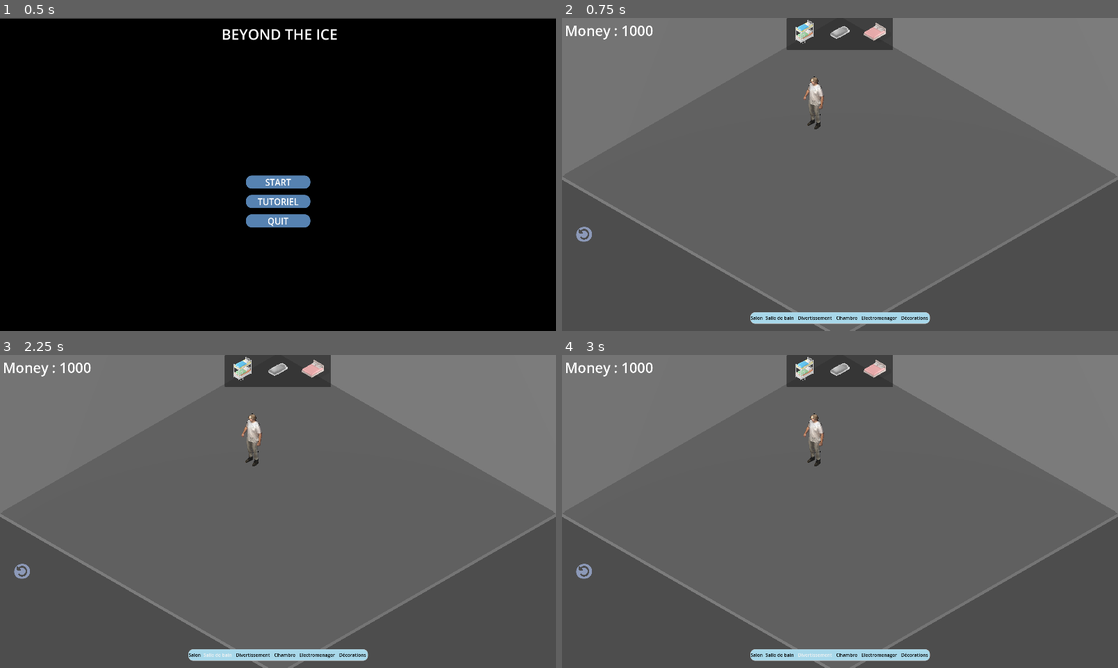
Above: before the commit, frames 1-4 (two rows, left to right).
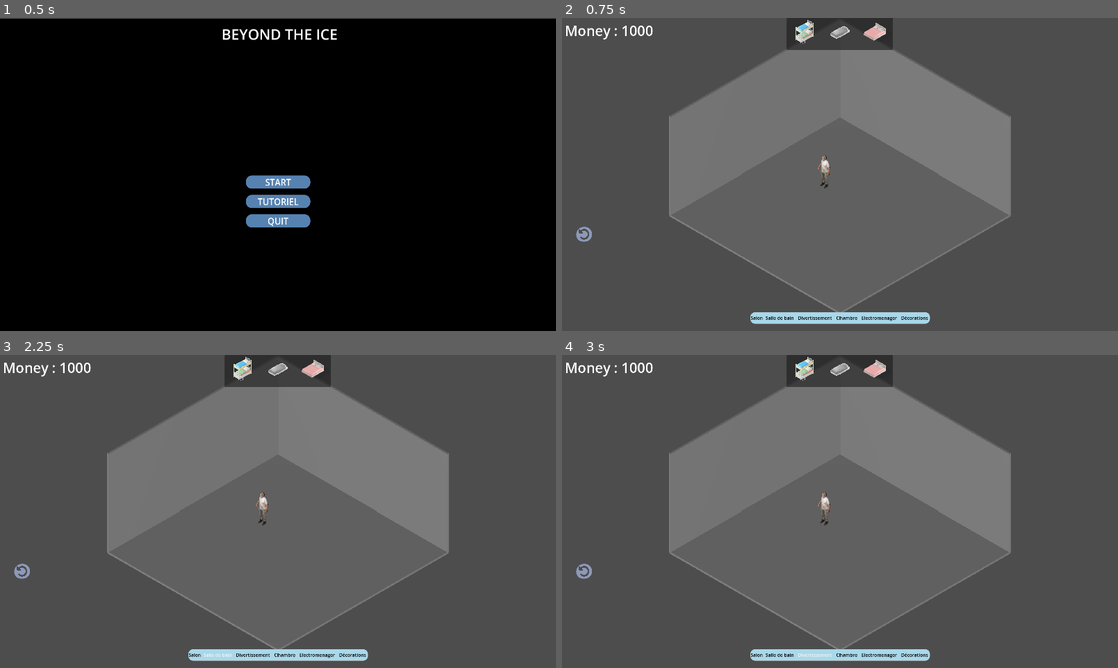
Above: after the commit, the same moments.

Repository: ygr671/beyond-the-ice
Game: Godot game, scene res://menu_principal/menu_principal.tscn
Same seed, same stepped clock (60 frames per second), same inputs: the game is played once before the commit and once after it.
Inputs:
- Up to frame 1 (0.5 s): no input
- Up to frame 2 (0.75 s): click "START" at 0.5 s
- Up to frame 3 (2.25 s): click "Salon" at 1.25 s; click "Salle de bain" at 2 s
- Up to frame 4 (3 s): click "Divertissement" at 2.75 s

Frame 1 is identical in both runs. In frame 2, 35% of the frame differs, in the area x 0-100%, y 0-100%; in frame 3, 35%; in frame 4, 35%.

Commit message:
NPC non fonctionnel, ajustement de la caméras

Diff:
--- a/Scenes/main_scene.tscn
+++ b/Scenes/main_scene.tscn
@@ -69,10 +69,10 @@
 expand_icon = true
 
 [node name="Camera3D" type="Camera3D" parent="."]
-transform = Transform3D(0.70710677, -0.4055798, 0.579228, 0, 0.81915206, 0.57357645, -0.70710677, -0.4055798, 0.579228, 8, 8, 8)
+transform = Transform3D(0.70710677, -0.4055798, 0.579228, 0, 0.81915206, 0.57357645, -0.70710677, -0.4055798, 0.579228, 8, 10, 8)
 projection = 1
 current = true
-size = 7.91
+size = 13.0
 
 [node name="DirectionalLight3D" type="DirectionalLight3D" parent="."]
 transform = Transform3D(0.41918242, -0.6798369, 0.60175395, 0.5700946, 0.7129323, 0.40831324, -0.70659626, 0.17189896, 0.6864201, 4.707531, 2.7378685, 5.2616353)
@@ -82,11 +82,13 @@
 [node name="Salle" type="Node3D" parent="."]
 
 [node name="NavigationRegion3D" type="NavigationRegion3D" parent="Salle"]
-transform = Transform3D(0.5, 0, 0, 0, 0.5, 0, 0, 0, 0.5, -0.9956758, 0.16522157, 0.016869187)
+transform = Transform3D(0.5, 0, 0, 0, 0.5, 0, 0, 0, 0.5, -0.9956758, 0.72103035, 0.016869187)
 navigation_mesh = SubResource("NavigationMesh_x6ack")
 
+[node name="MeshInstance3D" type="MeshInstance3D" parent="Salle/NavigationRegion3D"]
+
 [node name="NavigationNPC" parent="Salle" instance=ExtResource("3_jv6wh")]
-transform = Transform3D(1, 0, 0, 0, 1, 0, 0, 0, 1, -1.3073955, 0.7234106, -0.41434598)
+transform = Transform3D(1, 0, 0, 0, 1, 0, 0, 0, 1, -1.307, 0.1, -0.414)
 input_ray_pickable = false
 
 [node name="Nils" parent="Salle/NavigationNPC" instance=ExtResource("5_iacmt")]
